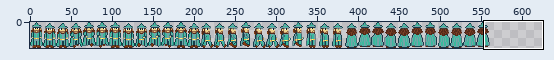
File history of a sprite sheet, Content/mageanims.png. Above: a wide view before the commit, with the close-up outlined.
Close-up. Before:
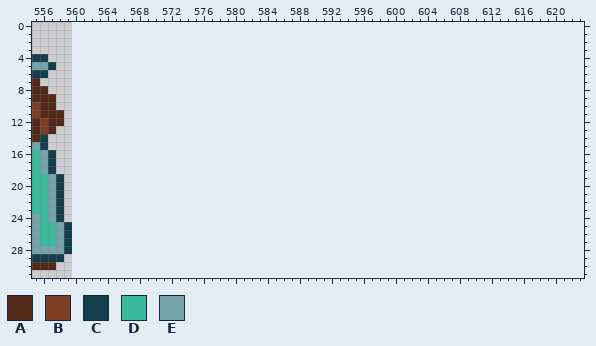
The file is 560x32 pixels. Shown: x 555..623, y 0..31. The old version is drawn lined up with the new one, on the new canvas.
Palette (. is transparent): A #532918  B #7d3f26  C #163d4a  D #3ab99d  E #75a3a8
Pixels before, first column x 555:
 4 CC...
 5 EEC..
 6 CC...
 7 A....
 8 AA...
 9 AAA..
10 BAA..
11 BAAA.
12 ABAA.
13 ABA..
14 AC...
15 EC...
16 DEC..
17 DEC..
18 DEC..
19 DDEC.
20 DDEC.
21 DDEC.
22 DDEC.
23 DDEC.
24 EDEC.
25 EDDEC
26 EDDEC
27 EDDEC
28 EEEEC
29 CCCC.
30 AAA..
The result:
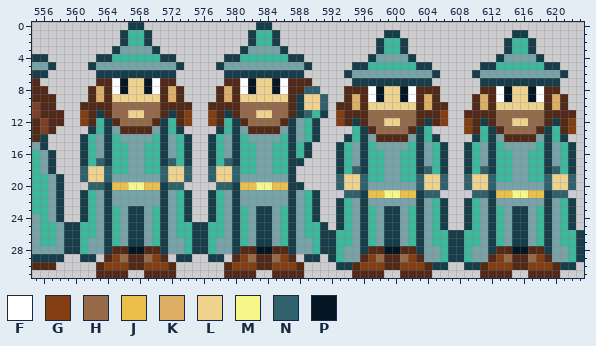
Colours new in this view: F #fffeff  G #833e11  H #966949  J #ebbf4a  K #dfae65  L #efd28b  M #f7f688  N #30626d  P #041623
Diff:
canvas 560x32 -> 624x32
Changed rows in their new state; - is an unchanged pixel.
first column x 560:
 0 -------CC--------------CC---------------------------------------
 1 ------CDDC------------CDDC-------------CC--------------CC-------
 2 ------CDDC------------CDDC------------CDDC------------CDDC------
 3 -----CEEEEC----------CEEEEC-----------CDDC------------CDDC------
 4 ---CCDDDDDDCC------CCDDDDDDCC--------CEEEEC----------CEEEEC-----
 5 --CEEEEEEEEEEC----CEEEEEEEEEEC-----CCDDDDDDCC------CCDDDDDDCC---
 6 ---CCCCCCCCCC------CCCCCCCCCC-----CEEEEEEEEEEC----CEEEEEEEEEEC--
 7 ---AAFPLLPFAA------AAFPLLPFAAA-----CCCCCCCCCC------CCCCCCCCCC---
 8 --AKAFPLLPFAKA----AKAFPLLPFAANN---AAAFPLLPFAAA-----AAFPLLPFAA---
 9 --AKALLLLLLAKA----AKALLLLLLACLLN--AKAFPLLPFAKA----AKAFPLLPFAKA--
10 -AAAAHHHHHHAAAA--AAAAHHHHHHACLLN-AAKALLLLLLAKAA---AKALLLLLLAKA--
11 -GACAHHLLHHACAG--GACAHHLLHHACNDC-GAAAHHHHHHAAAG--AAAAHHHHHHAAAA-
12 -GADCAHHHHACDAG--GADCAHHHHACEDC--GACAHHLLHHACAG--GACAHHLLHHACAG-
13 --CDCEAAAAECDC----CDCEAAAAECEDC----DCAHHHHACD----GADCAHHHHACDAG-
14 -CDECDEEEEDCEDC--CDECDEEEEDCEDC---CDCEAAAAECDC----CDCEAAAAECDC--
15 -CDECDDEEDDCEDC--CDECDDEEDDCDC---CDECDEEEEDCEDC--CDECDEEEEDCEDC-
16 -CDECDDEEDDCEDC--CDECDDEEDDCDC---CDECDDEEDDCEDC--CDECDDEEDDCEDC-
17 -CDNCDDEEDDCNDC--CDNCDDEEDDCC----CDECDDEEDDCEDC--CDECDDEEDDCEDC-
18 -NLLNDDEEDDNLLN--NLLNDDEEDDC-----CDNCDDEEDDCNDC--CDNCDDEEDDCNDC-
19 -NLLNEEEEEENLLN--NLLNEEEEEEC-----NLLNDDEEDDNLLN--NLLNDDEEDDNLLN-
20 --NNCJJMMJJCNN----NNCJJMMJJCC----NLLNEEEEEENLLN--NLLNEEEEEENLLN-
21 -CDECEEEEEECEDC--CDECEEEEEECEDC---NNCJJMMJJCNN----NNCJJMMJJCNN--
22 -CDECEEEEEECEDC--CDECEEEEEECEDC--CDECEEEEEECEDC--CDECEEEEEECEDC-
23 -CDECDECCEDCEDC--CDECDECCEDCEDC--CDECDECCEDCEDC--CDECDECCEDCEDC-
24 -CDECDECCEDCEDC--CDECDECCEDCEDC--CDECDECCEDCEDC--CDECDECCEDCEDC-
25 CDDECDECCEDCEDDCCDDECDECCEDCEDDC-CDECDECCEDCEDC--CDECDECCEDCEDC-
26 CDDECDECCEDCEDDCCDDECDECCEDCEDDCCDDECDECCEDCEDDCCDDECDECCEDCEDDC
27 CDEECDECCEDCEEDCCDEECDECCEDCEEDCCDDECDECCEDCEDDCCDDECDECCEDCEDDC
28 CDEECAAPPAACEEDCCDEECAAPPAACEEDCCDEECAAPPAACEEDCCDEECAAPPAACEEDC
29 -CC-AGHAAHGA-CC--CC-AGHAAHGA-CC-CDEEAGHAAHGAEEDCCDEEAGHAAHGAEEDC
30 ---AGGGAAGGGA------AGGGAAGGGA----CCAGGGAAGGGACC--CCAGGGAAGGGACC-
31 ---AAAA--AAAA------AAAA--AAAA------AAAA--AAAA------AAAA--AAAA---
Where, in picture pixels (left, top, right, bottom), the same in both close-ups:
added: (72, 22, 584, 278)
